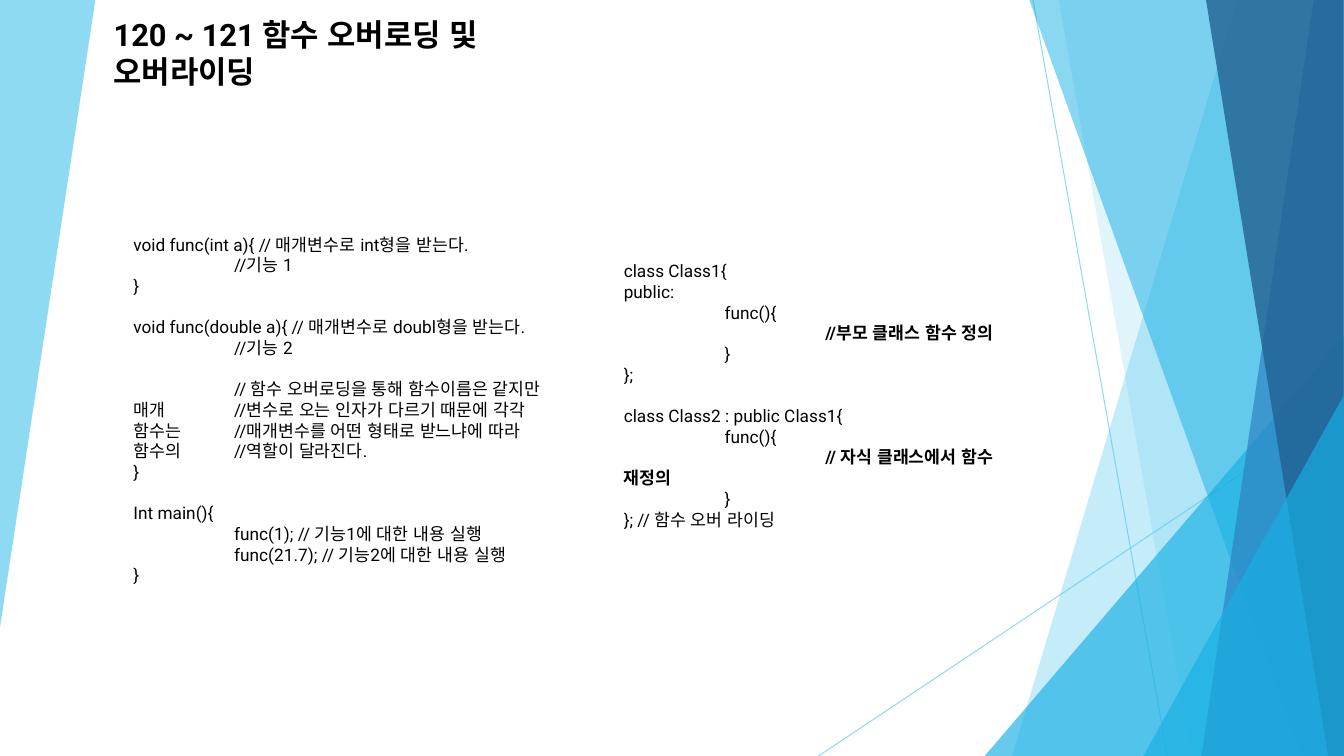
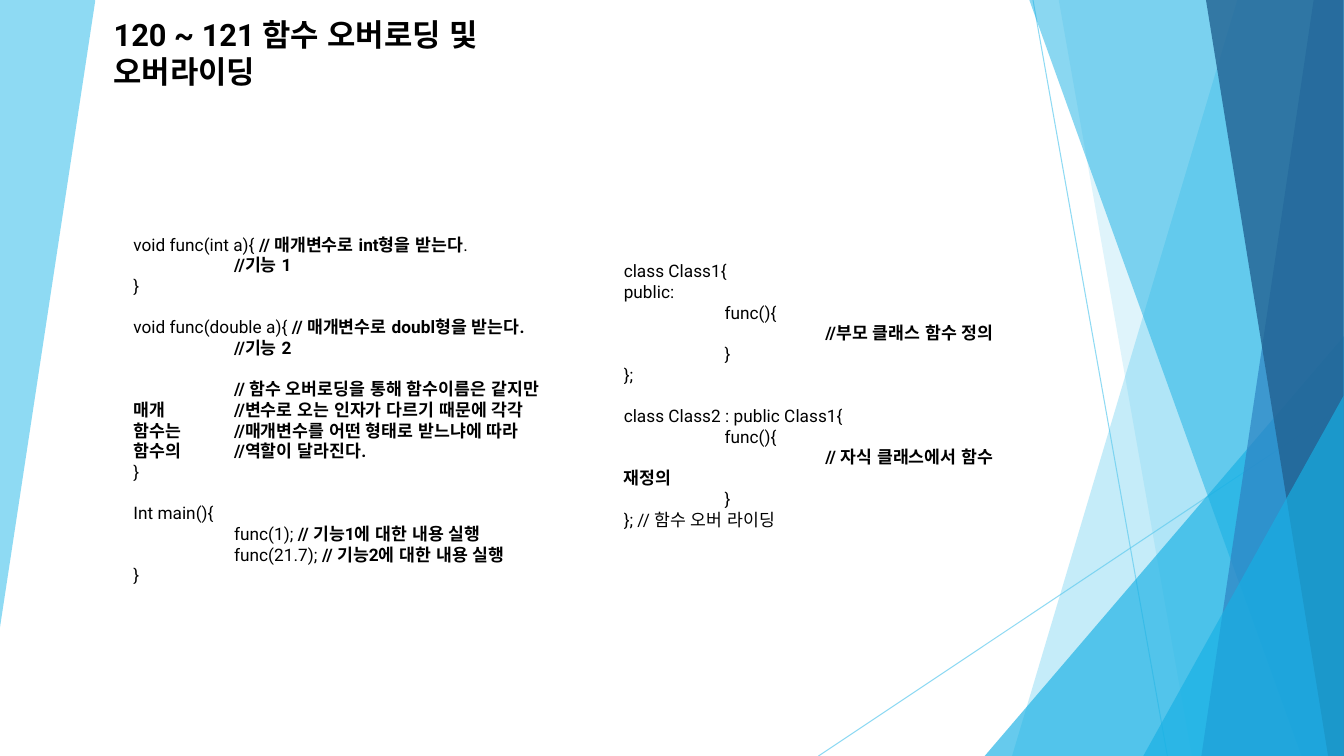
Before and after one commit to Zoselro/C-200, a slide deck: slide 11 of 세미나 자료/C++ 세미나 세 번째.pptx. Drawn at 1344x756 pixels with LibreOffice and Linux fonts; fonts in the diff are those of the drawing. Boxes give left, top, right and bottom in pixels: in the first picture for what was removed or moved away, otherwise in the second. Text is boxed around its words. In the diff, an @@ line names an element or a change of style, - is before the commit and + after.

```diff
--- a/세미나 자료/C++ 세미나 세 번째.pptx
+++ b/세미나 자료/C++ 세미나 세 번째.pptx
@@ text at <box>133,236,539,565</box>: bold on in "// 매개변수로 int형을 받는다.", "//기능 1", "// 매개변수로 doubl형을 받는다.", "//기능 2" and 3 more places @@
```
Also in this commit, not shown: 4 other slides changed, 3 other files.
